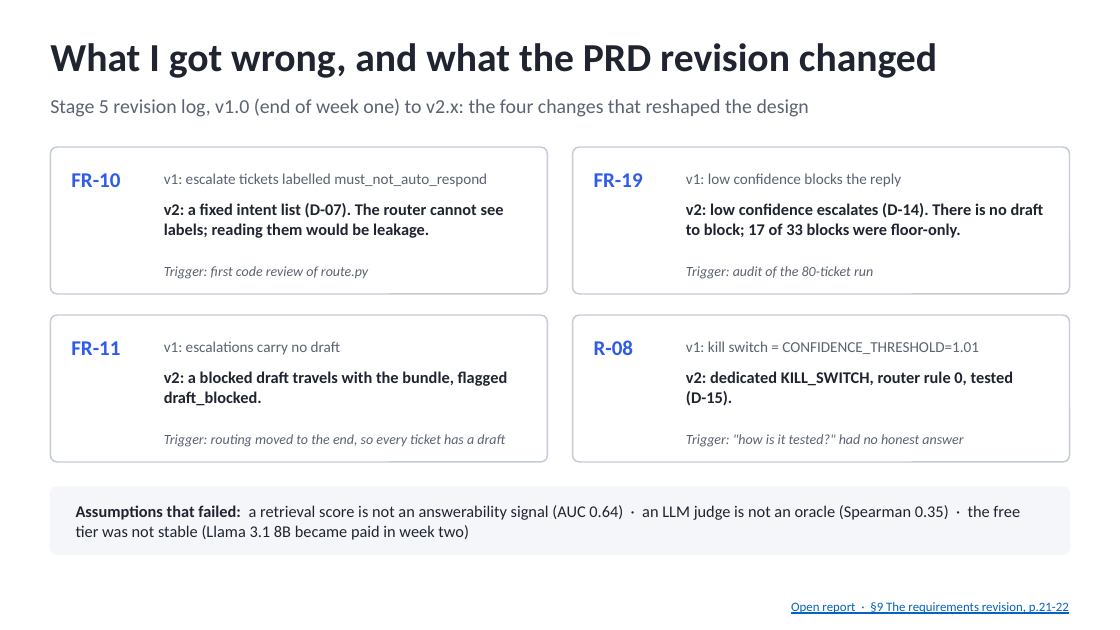
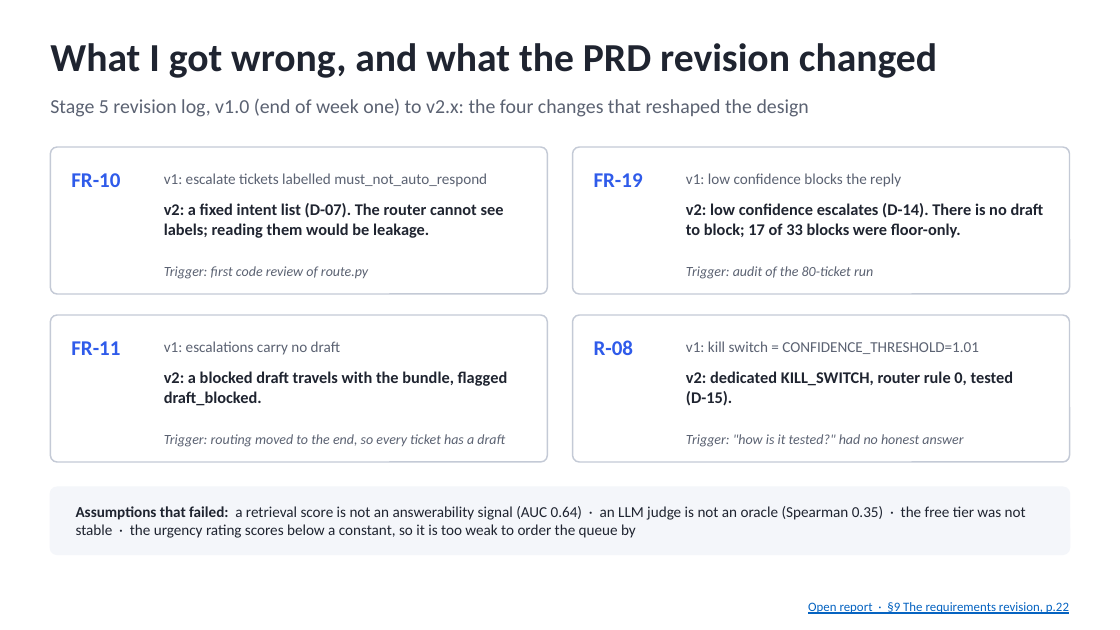
Before and after one commit to coolalok/fde-capstone, a slide deck: slide 21 of presentation/AlokKulkarni_Capstone_Presentation.pptx (slide 20 before the commit). Drawn at 1120x630 pixels with LibreOffice and Linux fonts; fonts in the diff are those of the drawing. Boxes give left, top, right and bottom in pixels: in the first picture for what was removed or moved away, otherwise in the second. Text is boxed around its words. In the diff, an @@ line names an element or a change of style, - is before the commit and + after.

```diff
--- a/presentation/AlokKulkarni_Capstone_Presentation.pptx
+++ b/presentation/AlokKulkarni_Capstone_Presentation.pptx
@@ text at <box>76,506,1026,538</box>: text changed; size 14 to 13 pt @@
-Assumptions that failed: a retrieval score is not an answerability signal (AUC 0.64) · an LLM judge is not an oracle (Spearman 0.35) · the free tier was not stable (Llama 3.1 8B became paid in week two)
+Assumptions that failed: a retrieval score is not an answerability signal (AUC 0.64) · an LLM judge is not an oracle (Spearman 0.35) · the free tier was not stable · the urgency rating scores below a constant, so it is too weak to order the queue by
@@ text at <box>808,602,1069,614</box>: text changed @@
-Open report · §9 The requirements revision, p.21-22
+Open report · §9 The requirements revision, p.22
```
Also in this commit, not shown: 20 other slides changed, 2 slides added, 2 slides removed, 13 other files.
